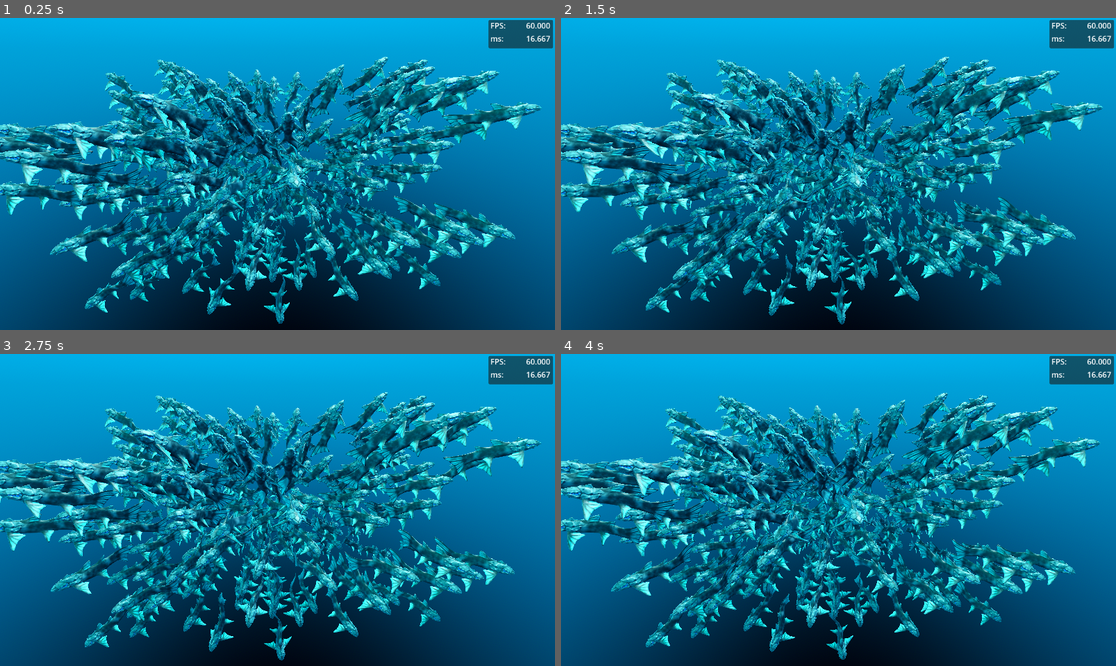
Above: before the commit, frames 1-4 (two rows, left to right).
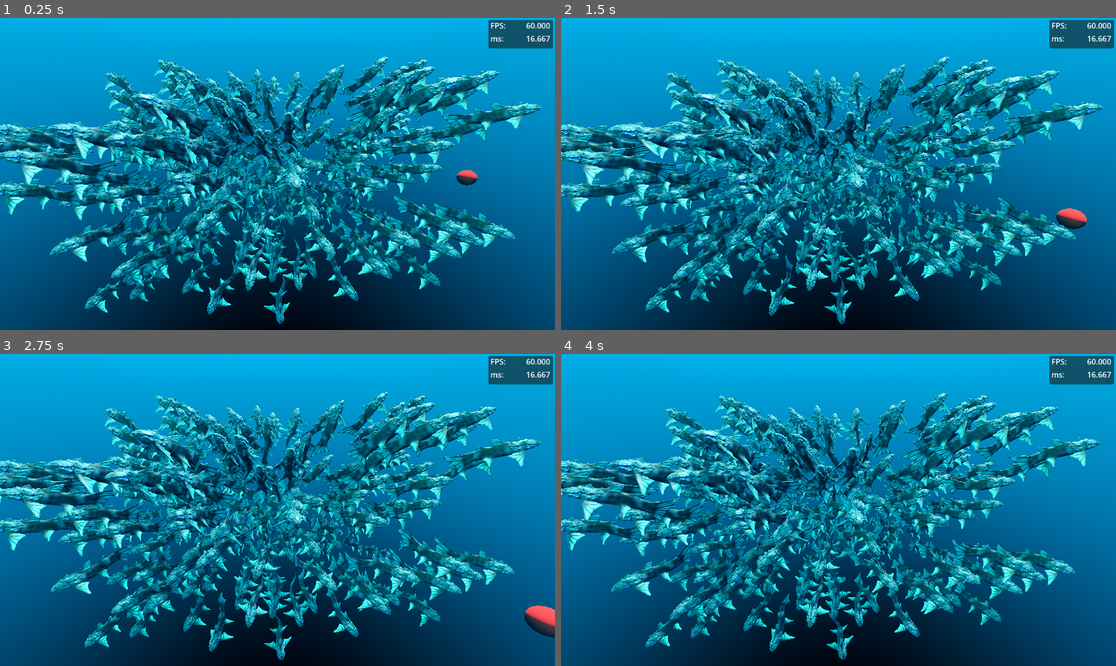
Above: after the commit, the same moments.

Repository: cjohns64/gpu-boids-godot
Game: Godot game, scene res://world.tscn
Two runs of this game, one before a commit and one after it. Both use one fixed random seed, a clock stepped at 60 frames per second and the inputs below.
Inputs:
- Up to frame 1 (0.25 s): no input
- Up to frame 2 (1.5 s): hold Up (Swim Faster) 0.53-1.28 s; tap Down (Swim Slower) at 1.35 s
- Up to frame 3 (2.75 s): hold Up (Swim Faster) from 2.03 s (still down)
- Up to frame 4 (4 s): release Up (Swim Faster) at 2.78 s; tap Down (Swim Slower) at 2.85 s; hold Up (Swim Faster) from 3.53 s (still down)

The runs differ from the first frame. In frame 1, 0.1% of the frame differs, in the area x 82-86%, y 48-54%; in frame 2, 0.3%; in frame 3, 0.4%, in the area x 94-100%, y 80-91%; in frame 4, nothing differs.
Error before the commit: Cannot call method 'shader_create_from_spirv' on a null value. (res://fish_school.gd:42)
Error after the commit: Cannot call method 'shader_create_from_spirv' on a null value. (res://fish_school.gd:43)

Commit message:
Boids functioning, fish follow target object:
- TODO:
    * variable swim speeds and animation
    * refine separation to not form a ball
    * expand to N fish
    * spatial partition
    * cpu version

Diff:
--- a/fish_school.gd
+++ b/fish_school.gd
@@ -3,6 +3,7 @@
 const FISH_SCHOOLING = preload("res://compute-shaders/fish-schooling.glsl")
 @export var dist:Vector3 = Vector3(8.0, 5.0, 5.0)
 var half_dist:Vector3
+@onready var target: Node3D = $"../Target"
 
 # Reference to the active Rendering Device
 # This is Godot's abstraction of GLSL, objects will interface with it using RIDs
@@ -13,12 +14,12 @@
 var pipeline:RID
 # References to storage buffers
 var buffers:Array[RID] = []
-const NUM_UNIF:int = 6
+const NUM_UNIF:int = 7
 
 class FishData:
 	var priorites:Array[float]
 	var mask:Array[bool]
-	#var targets:Array[Vector3]
+	var target:Vector3
 	var positions:Array[Vector3]
 	var directions:Array[Vector3]
 	var boids:Array[Vector3]
@@ -55,7 +56,7 @@
 
 	var priorities_bytes: PackedByteArray = PackedFloat32Array(data.priorites).to_byte_array()
 	var compute_bytes: PackedByteArray = PackedByteArray(data.mask)
-	#var targets_bytes: PackedByteArray = PackedVector3Array(data.targets).to_byte_array()
+	var target_bytes:PackedByteArray = PackedVector3Array([data.target]).to_byte_array()
 	var boids_bytes: PackedByteArray = PackedVector3Array(data.boids).to_byte_array()
 	var position_bytes: PackedByteArray = PackedVector3Array(data.positions).to_byte_array()
 	var rate_bytes: PackedByteArray = PackedFloat32Array(data.rates).to_byte_array()
@@ -64,11 +65,11 @@
 	# Create the storage buffers
 	buffers[0] = rd.storage_buffer_create(priorities_bytes.size(), priorities_bytes)
 	buffers[1] = rd.storage_buffer_create(compute_bytes.size(), compute_bytes)
-	#buffers[2] = rd.storage_buffer_create(targets_bytes.size(), targets_bytes)
-	buffers[2] = rd.storage_buffer_create(boids_bytes.size(), boids_bytes)
-	buffers[3] = rd.storage_buffer_create(position_bytes.size(), position_bytes)
-	buffers[4] = rd.storage_buffer_create(rate_bytes.size(), rate_bytes)
-	buffers[5] = rd.storage_buffer_create(direction_bytes.size(), direction_bytes)
+	buffers[2] = rd.storage_buffer_create(target_bytes.size(), target_bytes)
+	buffers[3] = rd.storage_buffer_create(boids_bytes.size(), boids_bytes)
+	buffers[4] = rd.storage_buffer_create(position_bytes.size(), position_bytes)
+	buffers[5] = rd.storage_buffer_create(rate_bytes.size(), rate_bytes)
+	buffers[6] = rd.storage_buffer_create(direction_bytes.size(), direction_bytes)
 
 func __compute_school() -> void:
 	# Create a uniform for each buffer
@@ -81,8 +82,8 @@
 		uniforms[i].add_id(buffers[i])
 
 	# the last parameter needs to match the "set" in the shader file
-	var set_id_0:RID = rd.uniform_set_create([uniforms[0], uniforms[1], uniforms[2]], shader, 0)
-	var set_id_1:RID = rd.uniform_set_create([uniforms[3], uniforms[4], uniforms[5]], shader, 1)
+	var set_id_0:RID = rd.uniform_set_create([uniforms[0], uniforms[1], uniforms[2], uniforms[3]], shader, 0)
+	var set_id_1:RID = rd.uniform_set_create([uniforms[4], uniforms[5], uniforms[6]], shader, 1)
 
 	var compute_list := rd.compute_list_begin()
 	rd.compute_list_bind_compute_pipeline(compute_list, pipeline)
@@ -96,11 +97,11 @@
 	rd.sync()
 
 	# Read back the data from the buffer
-	var new_pos_bytes:PackedByteArray = rd.buffer_get_data(buffers[3])
+	var new_pos_bytes:PackedByteArray = rd.buffer_get_data(buffers[4])
 	var new_pos:PackedVector3Array = new_pos_bytes.to_vector3_array()
-	var new_rate_bytes:PackedByteArray = rd.buffer_get_data(buffers[4])
+	var new_rate_bytes:PackedByteArray = rd.buffer_get_data(buffers[5])
 	var new_rate:PackedFloat32Array = new_rate_bytes.to_float32_array()
-	var new_dir_bytes:PackedByteArray = rd.buffer_get_data(buffers[5])
+	var new_dir_bytes:PackedByteArray = rd.buffer_get_data(buffers[6])
 	#print(new_dir_bytes.size())
 	var new_dir:PackedVector3Array = new_dir_bytes.to_vector3_array()
 	#print(new_dir.size())
@@ -115,7 +116,6 @@
 		data.positions[i] = new_pos[i]
 		data.rates[i] = new_rate[i]
 		data.directions[i] = new_dir[i]
-	pass
 
 	# free local RIDs
 	rd.free_rid(set_id_0)
@@ -139,9 +139,8 @@
 		# add fish to data
 		data.positions[i] = location
 		data.mask[i] = true
-		data.boids[i] = Vector3(1.0, 1.0, 1.0)
+		data.boids[i] = Vector3(1.0, 1.0, 1.5)
 		data.priorites[i] = 1.0
-		#data.targets[i] = Vector3.ZERO
 		data.directions[i] = direction # forward direction
 		data.rates[i] = rate
 
@@ -149,6 +148,7 @@
 	__init_compute()
 
 func _physics_process(delta: float) -> void:
+	data.target = target.position
 	__setup_compute_step()
 	__compute_school()
 
--- /dev/null
+++ b/target.gd
@@ -0,0 +1,14 @@
+extends Node3D
+
+@export var radius:float = 5.0
+var theta:float = 0.0
+# Called when the node enters the scene tree for the first time.
+func _ready() -> void:
+	self.position = Vector3(radius, 0.0, 0.0)
+
+
+# Called every frame. 'delta' is the elapsed time since the previous frame.
+func _process(delta: float) -> void:
+	theta += delta
+	self.position.x = radius * cos(0.25 * theta)
+	self.position.z = radius * sin(0.25 * theta)
--- a/world.tscn
+++ b/world.tscn
@@ -3,6 +3,7 @@
 [ext_resource type="ArrayMesh" uid="uid://3vppodfrxxox" path="res://Shaders/Fish_Mesh_LP_shader.tres" id="1_tlwt5"]
 [ext_resource type="Script" uid="uid://c6bcwk70t5hj2" path="res://fish_school.gd" id="2_tlwt5"]
 [ext_resource type="PackedScene" uid="uid://drleeoniwmb1b" path="res://UI/FPS_Counter.tscn" id="3_tlwt5"]
+[ext_resource type="Script" uid="uid://c5fkvq17b378v" path="res://target.gd" id="4_aqk2v"]
 
 [sub_resource type="ProceduralSkyMaterial" id="ProceduralSkyMaterial_fj7yv"]
 sky_top_color = Color(0.1096425, 0.52467984, 0.89302427, 1)
@@ -29,6 +30,13 @@
 mesh = ExtResource("1_tlwt5")
 buffer = PackedFloat32Array(3, 3, 0.1239786, 0.1466186, 0.1770186, 1, 0.009456265, 0.0012330456, 3, 3, 0.1239786, 0.146 …(40857 unchanged characters)…
 
+[sub_resource type="SphereMesh" id="SphereMesh_036b0"]
+radius = 0.2
+height = 0.4
+
+[sub_resource type="StandardMaterial3D" id="StandardMaterial3D_dwbse"]
+albedo_color = Color(1, 0, 0, 1)
+
 [node name="World" type="Node3D" unique_id=882191295]
 
 [node name="DirectionalLight3D" type="DirectionalLight3D" parent="." unique_id=105485007]
@@ -46,3 +54,10 @@
 script = ExtResource("2_tlwt5")
 
 [node name="FPS_Counter" parent="." unique_id=1778154344 instance=ExtResource("3_tlwt5")]
+
+[node name="Target" type="Node3D" parent="." unique_id=371423568]
+script = ExtResource("4_aqk2v")
+
+[node name="MeshInstance3D" type="MeshInstance3D" parent="Target" unique_id=1550681747]
+mesh = SubResource("SphereMesh_036b0")
+surface_material_override/0 = SubResource("StandardMaterial3D_dwbse")
Not shown, changed: compute-shaders/fish-schooling.glsl
Not shown, added: target.gd.uid
